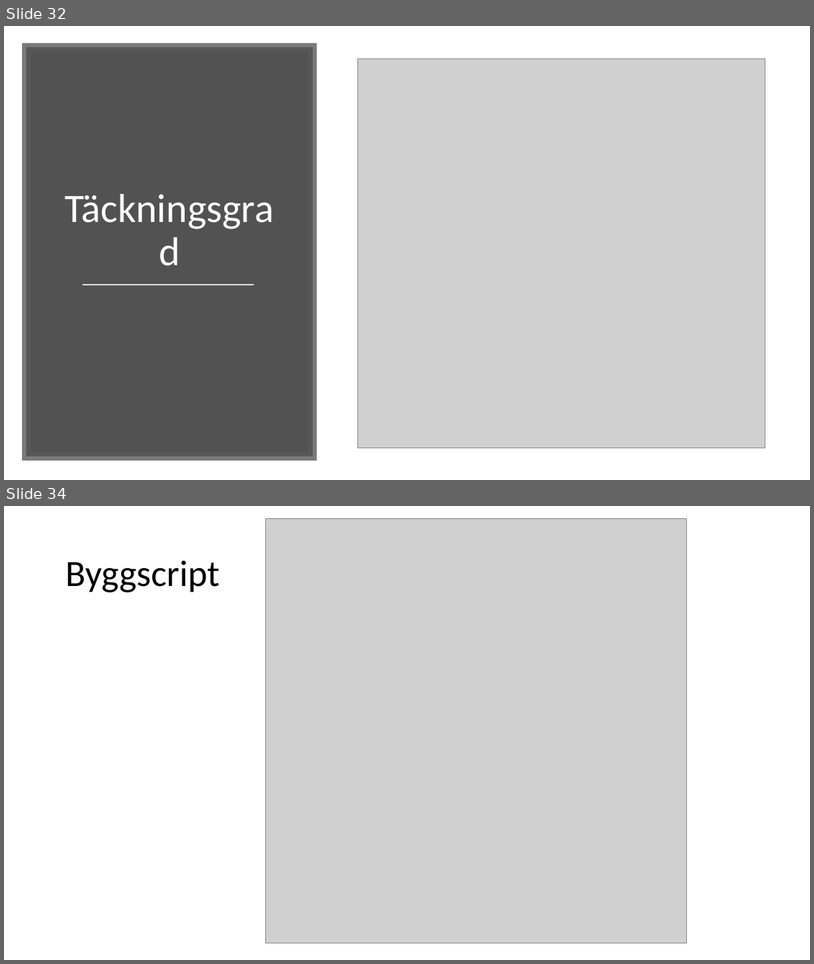
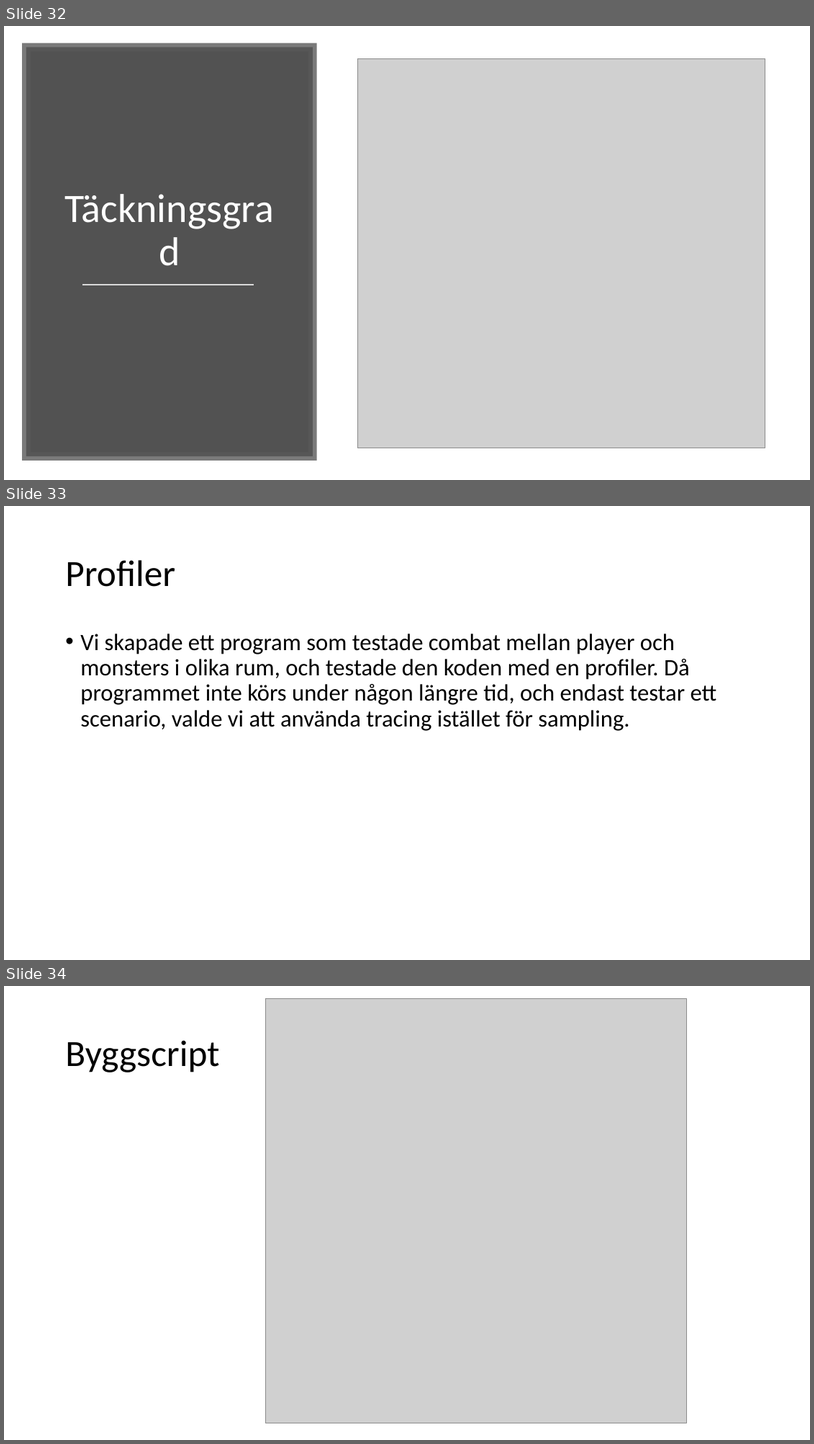
Before and after one commit to knopp10000/Inte_Roligt, a slide deck: slutredovisning.pptx. Shown one above the other, each under a label of ours: slides 32 and 34 before the commit, slides 32, 33 and 34 after it; the slides between them are not shown. The pictures are 814x964 and 814x1444 pixels, drawn with LibreOffice and Linux fonts; fonts in the diff are those of the drawing; grey boxes stand for pictures. Boxes give left, top, right and bottom in pixels: in the first picture for what was removed or moved away, otherwise in the second. Text is boxed around its words. In the diff, an @@ line names an element or a change of style, - is before the commit and + after.

Commit message:
added explanation to profiler

```diff
--- a/slutredovisning.pptx
+++ b/slutredovisning.pptx
@@ slide 33 added at <box>4,506,810,960</box>, background #FFFFFF @@
@@ title added at <box>65,560,175,587</box>, 44 pt, text #000000 @@
+Profiler
@@ text added at <box>80,633,718,731</box>, 28 pt, text #000000 @@
+• Vi skapade ett program som testade combat mellan player och monsters i olika rum, och testade den koden med en profiler. Då programmet inte körs under någon längre tid, och endast testar ett scenario, valde vi att använda tracing istället för sampling.
```
Also in this commit, not shown: 1 slide changed, 1 slide removed.
